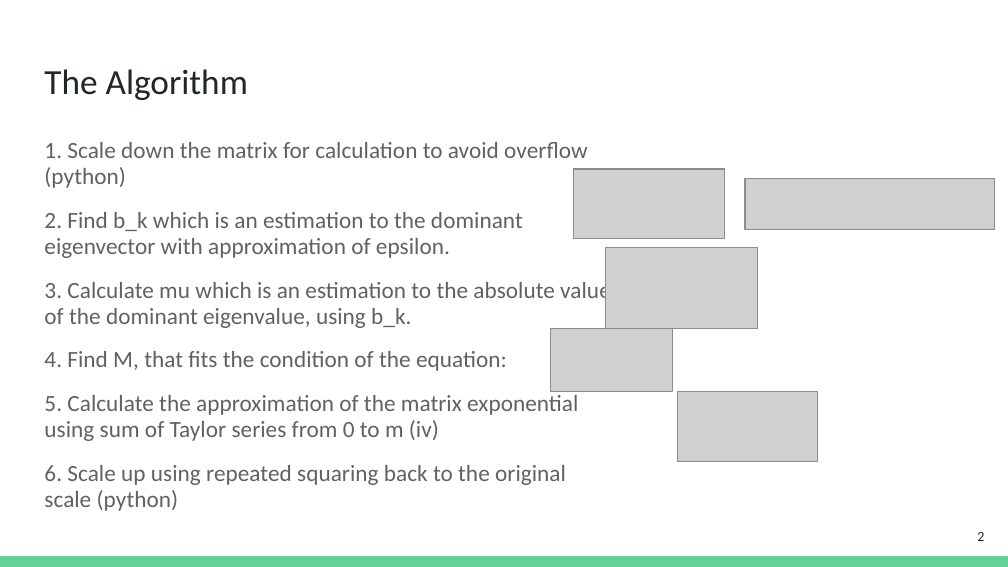
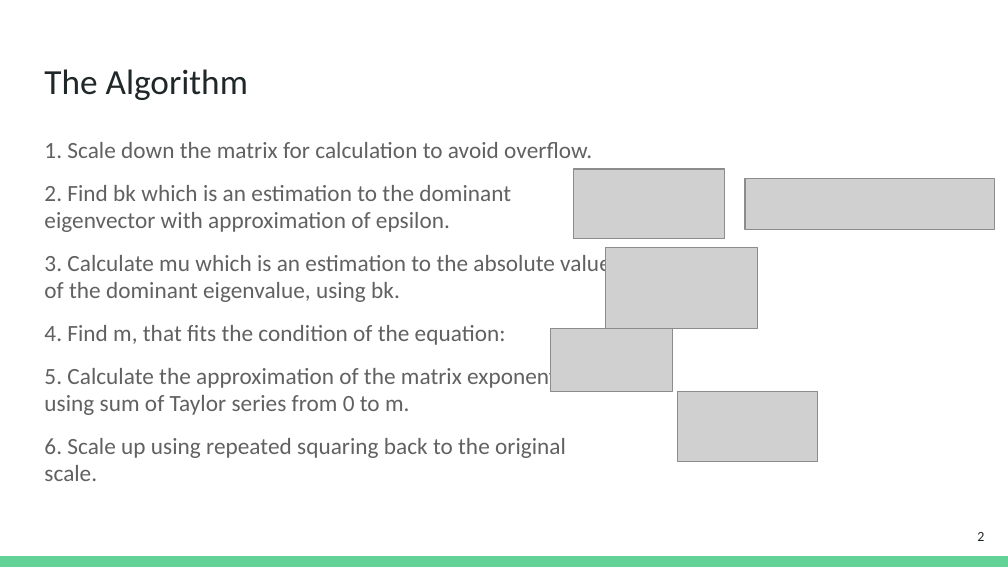
Before and after one commit to ShlomiFridman/PL2025_Project, a slide deck: slide 2 of Project_5/Matrix Exponent.pptx. Drawn at 1008x567 pixels with LibreOffice and Linux fonts; fonts in the diff are those of the drawing; grey boxes stand for pictures. Boxes give left, top, right and bottom in pixels: in the first picture for what was removed or moved away, otherwise in the second. Text is boxed around its words. In the diff, an @@ line names an element or a change of style, - is before the commit and + after.

Commit message:
update: presentation

```diff
--- a/Project_5/Matrix Exponent.pptx
+++ b/Project_5/Matrix Exponent.pptx
@@ text at bbox=[44, 142, 611, 481]: text changed @@
-1. Scale down the matrix for calculation to avoid overflow (python)
-2. Find b_k which is an estimation to the dominant eigenvector with approximation of epsilon.
-3. Calculate mu which is an estimation to the absolute value of the dominant eigenvalue, using b_k.
-4. Find M, that fits the condition of the equation:
-5. Calculate the approximation of the matrix exponential using sum of Taylor series from 0 to m (iv)
-6. Scale up using repeated squaring back to the original scale (python)
+1. Scale down the matrix for calculation to avoid overflow.
+2. Find bk which is an estimation to the dominant eigenvector with approximation of epsilon.
+3. Calculate mu which is an estimation to the absolute value of the dominant eigenvalue, using bk.
+4. Find m, that fits the condition of the equation:
+5. Calculate the approximation of the matrix exponential using sum of Taylor series from 0 to m.
+6. Scale up using repeated squaring back to the original scale.
```
Also in this commit, not shown: 1 other slide changed.
